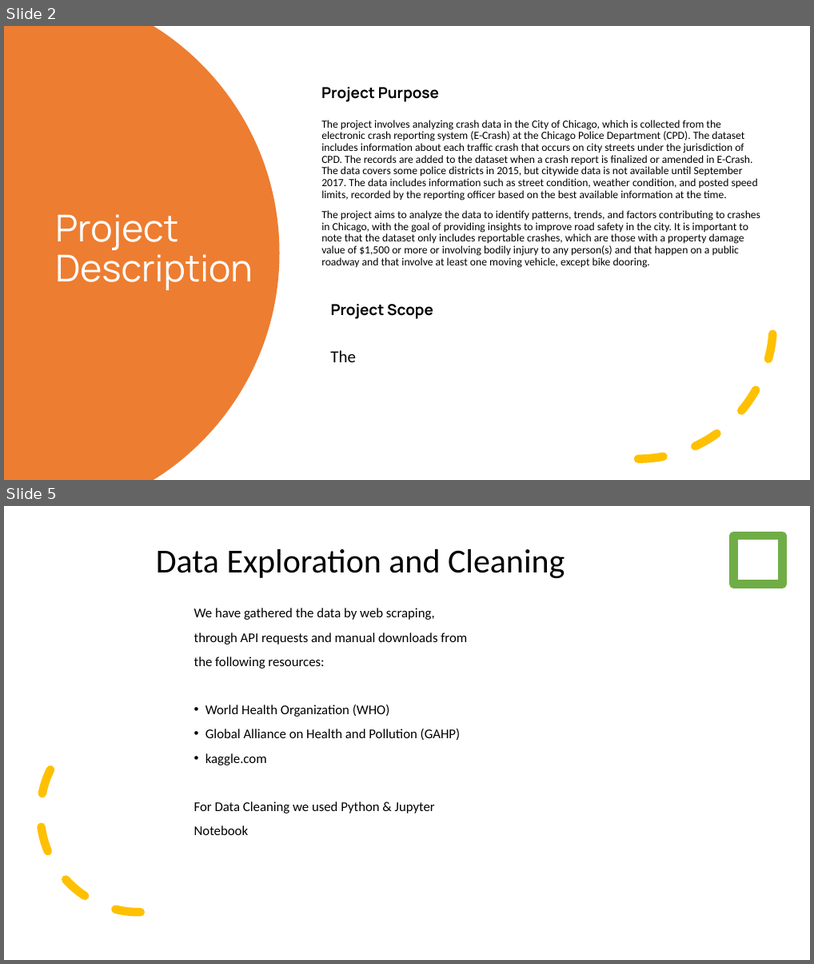
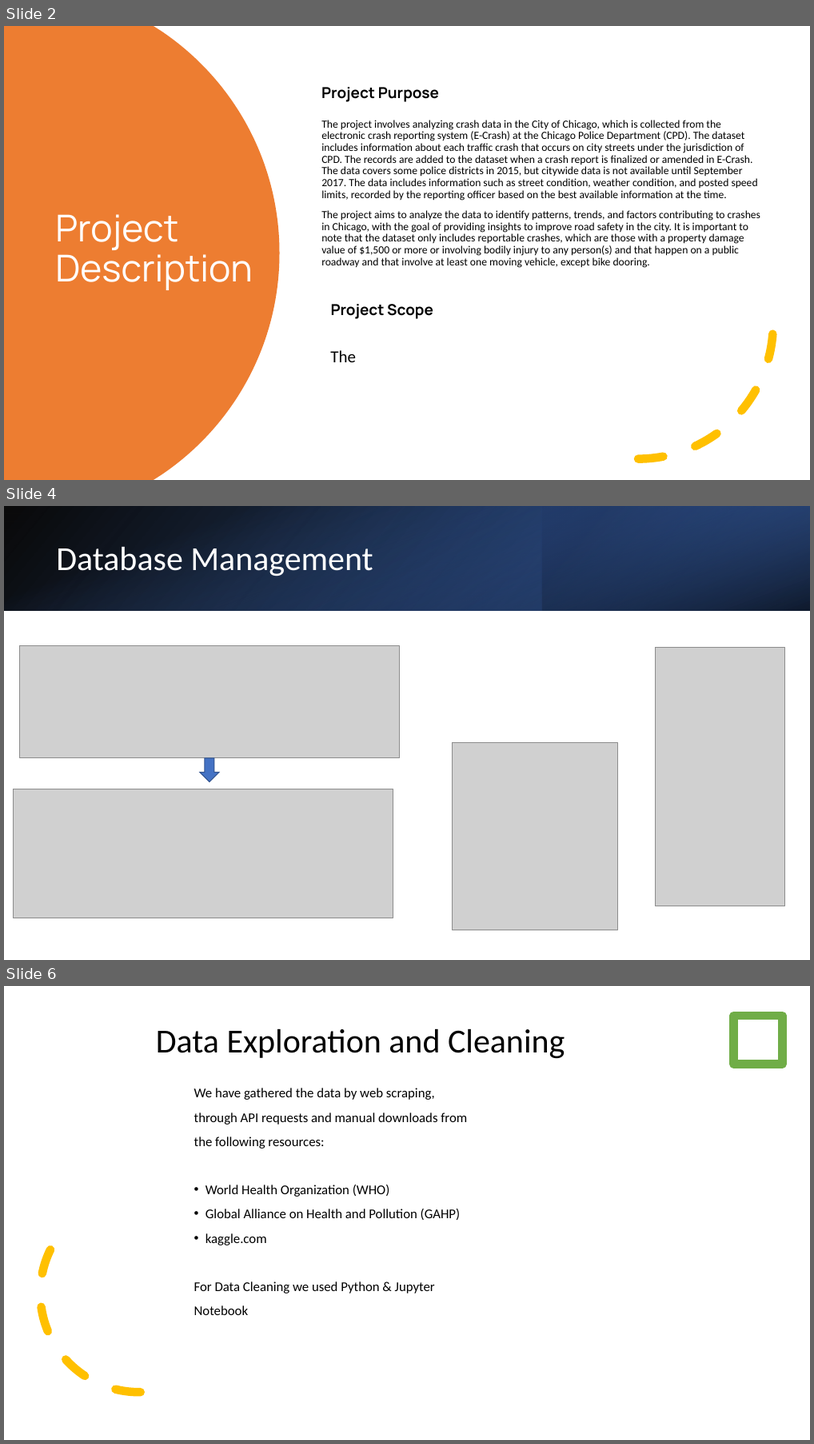
Before and after one commit to SyedFarman/Chicago_Traffic_Crashes, a slide deck: Slides.pptx. Shown one above the other, each under a label of ours: slides 2 and 5 before the commit, slides 2, 4 and 6 after it; the slides between them are not shown. The pictures are 814x964 and 814x1444 pixels, drawn with LibreOffice and Linux fonts; fonts in the diff are those of the drawing; grey boxes stand for pictures. Boxes give left, top, right and bottom in pixels: in the first picture for what was removed or moved away, otherwise in the second. Text is boxed around its words. In the diff, an @@ line names an element or a change of style, - is before the commit and + after.

```diff
--- a/Slides.pptx
+++ b/Slides.pptx
@@ slide 4 added at box(4, 506, 810, 960), background #FFFFFF @@
@@ rectangle added at box(4, 506, 810, 610), fill gradient #000000 to #2F5597 @@
@@ rectangle added at box(4, 506, 810, 610), fill gradient #4472C4 to #000000 @@
@@ rectangle added at box(257, 506, 542, 610), fill gradient #4472C4 to #203864 @@
@@ rectangle added at box(542, 506, 810, 610), fill gradient #203864 to #4472C4 @@
@@ title added at box(56, 547, 373, 576), 40 pt, text #FFFFFF @@
+Database Management
@@ picture added at box(20, 646, 400, 758) @@
@@ picture added at box(656, 648, 786, 906) @@
@@ picture added at box(453, 743, 618, 930) @@
@@ down arrow added at box(200, 758, 219, 782), fill #4472C4, outline #325491 1 pt @@
@@ picture added at box(14, 789, 394, 918) @@
@@ what was slide 5 is now slide 6 @@
```
Also in this commit, not shown: 1 slide changed, 1 other slide added, 1 slide removed, 3 other files.
